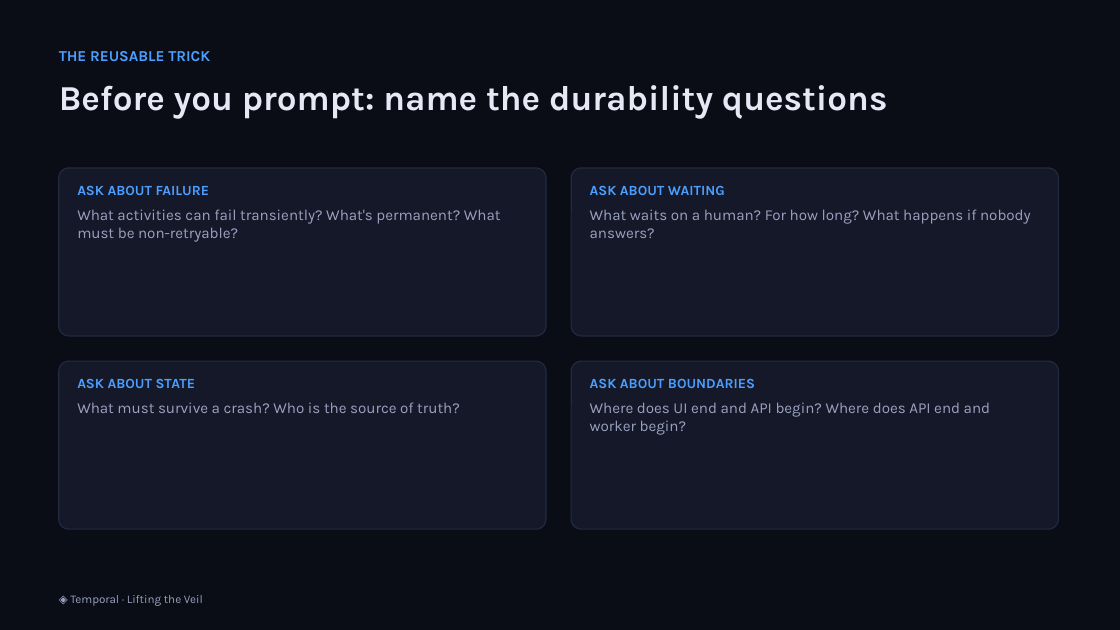
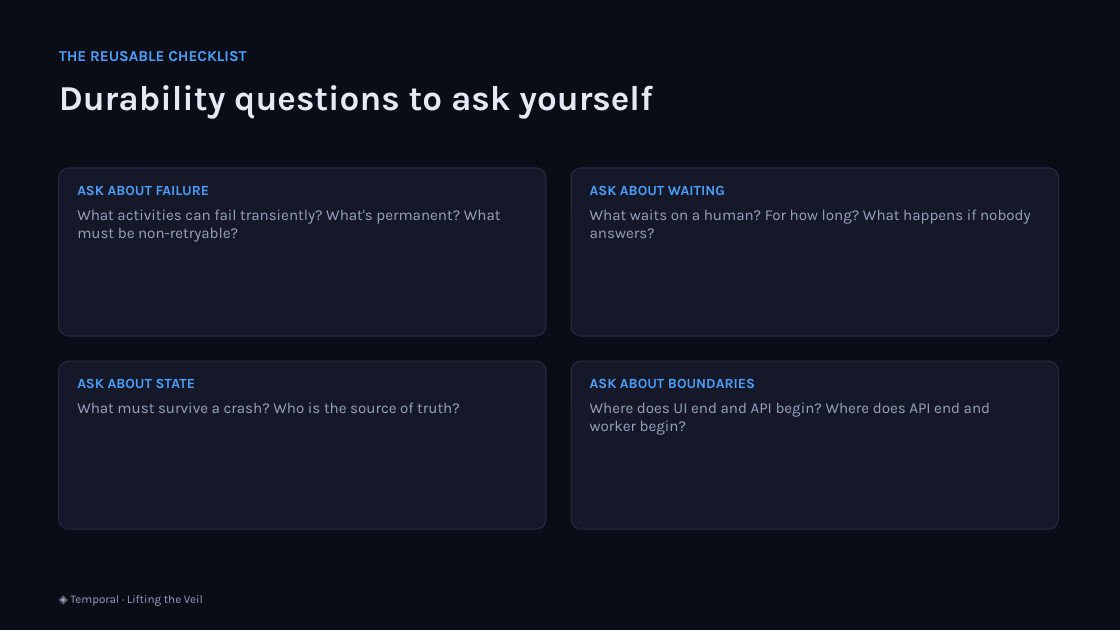
Before and after one commit to simy307/temporal-claims-demo, a slide deck: slide 26 of presentation/Lifting-the-Veil-Temporal-Talk.pptx (slide 27 before the commit). Drawn at 1120x630 pixels with LibreOffice and Linux fonts; fonts in the diff are those of the drawing. Boxes give left, top, right and bottom in pixels: in the first picture for what was removed or moved away, otherwise in the second. Text is boxed around its words. In the diff, an @@ line names an element or a change of style, - is before the commit and + after.

```diff
--- a/presentation/Lifting-the-Veil-Temporal-Talk.pptx
+++ b/presentation/Lifting-the-Veil-Temporal-Talk.pptx
@@ text at (59, 51, 246, 61): text changed @@
-THE REUSABLE TRICK
+THE REUSABLE CHECKLIST
@@ text at (59, 85, 653, 119): text changed @@
-Before you prompt: name the durability questions
+Durability questions to ask yourself
```
Also in this commit, not shown: 1 other slide changed, 6 slides removed, 3 other files.
